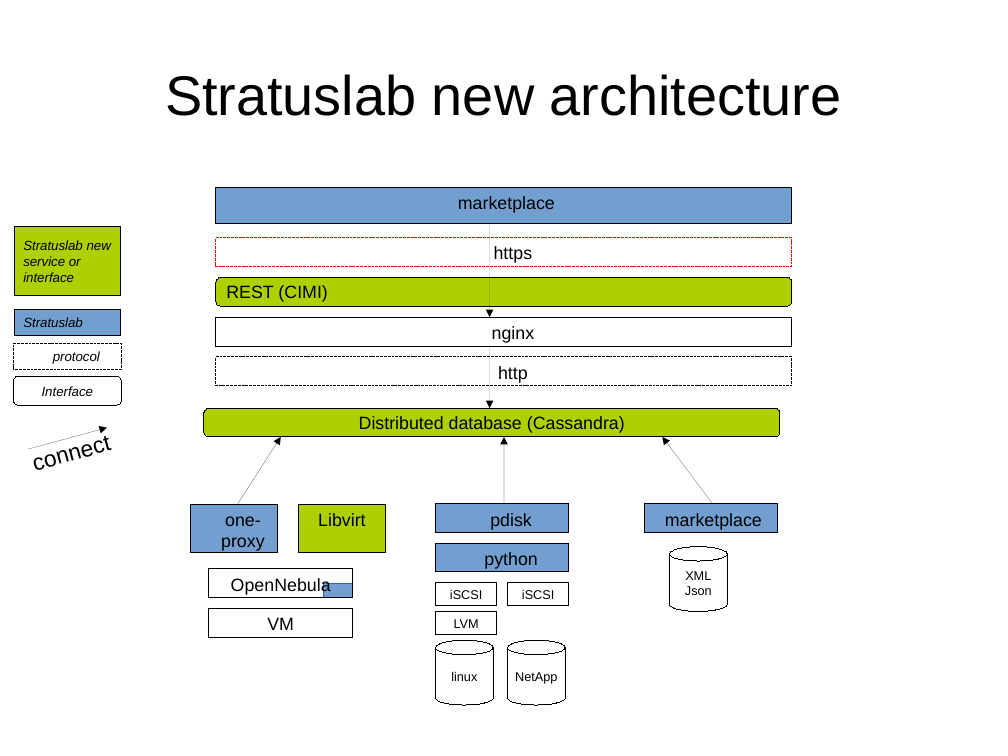
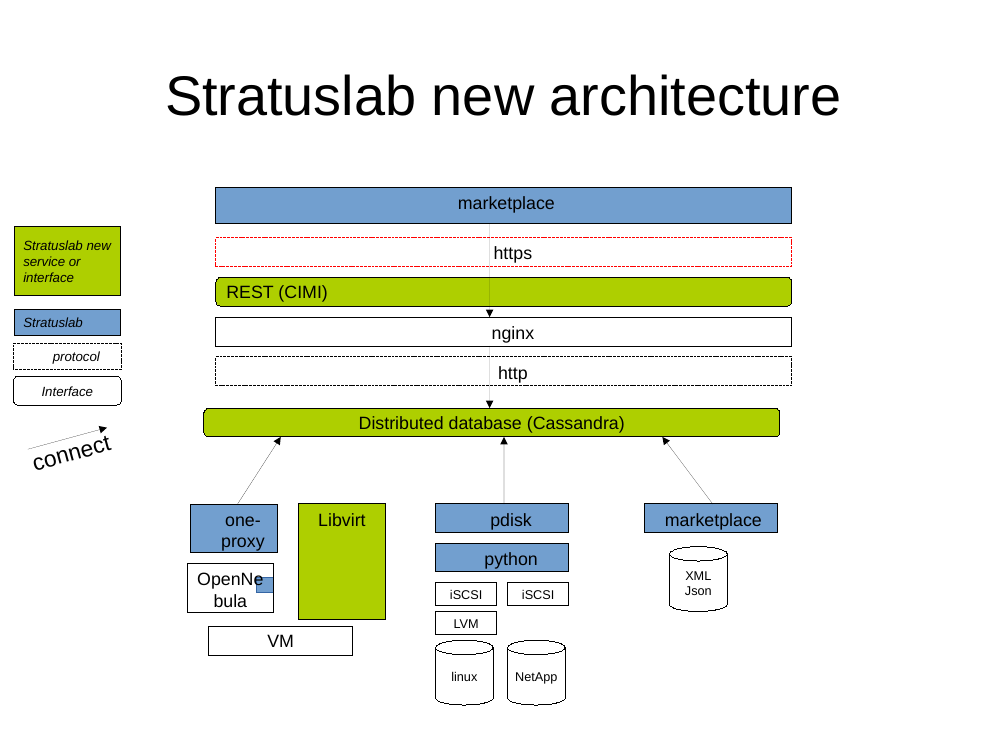
Before and after one commit to StratusLab/documentation, a slide deck: slide 2 of source/developer-guide/architecture.odp. Drawn at 1008x756 pixels with LibreOffice and Linux fonts; fonts in the diff are those of the drawing. Boxes give left, top, right and bottom in pixels: in the first picture for what was removed or moved away, otherwise in the second. Text is boxed around its words. In the diff, an @@ line names an element or a change of style, - is before the commit and + after.

Commit message:
opennebulla would be removed

```diff
--- a/source/developer-guide/architecture.odp
+++ b/source/developer-guide/architecture.odp
@@ rectangle "Libvirt" resized from (x1=299, y1=504, x2=385, y2=553) to (x1=299, y1=504, x2=385, y2=619) @@
@@ rectangle "OpenNebula" resized from (x1=209, y1=569, x2=352, y2=598) to (x1=188, y1=563, x2=273, y2=613) @@
@@ rectangle resized from (x1=324, y1=584, x2=352, y2=598) to (x1=256, y1=578, x2=273, y2=593) @@
@@ rectangle "VM" moved from (x1=209, y1=609, x2=352, y2=638) to (x1=209, y1=627, x2=352, y2=656) @@
```
